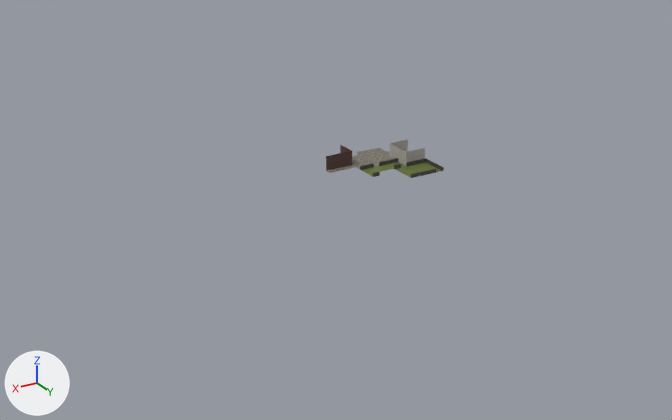
The Blender file src/Resources/Source/town.blend: old version first, new version second.
Rendered twice from a 50 mm camera at (143.9, 180.2, 87.2) aimed at (32.0, -6.4, -6.1). Lighting does not change. The marker at lower left points along +X, +Y and +Z.

Before the edit, the objects in view are built like this:
```python
ob_plane_006 = bpy.data.objects.new('Plane.006', me_plane_016)
ob_plane_006.location = (11.0, -2.3, 0.5)
ob_plane_006.rotation_euler = (1.571, 0.0, 0.0)  # degrees (90, 0, 0)
ob_plane_006.scale = (1.0, 0.5, 1.0)
ob_plane_009 = bpy.data.objects.new('Plane.009', me_plane_022)
ob_plane_009.location = (2.0, -9.0, 0.5)
ob_plane_009.rotation_euler = (1.571, 0.0, 1.571)  # degrees (90, 0, 90)
ob_plane_009.scale = (1.0, 0.5, 1.0)
ob_plane_125 = bpy.data.objects.new('Plane.125', me_plane_130)
ob_plane_125.location = (3.0, -18.0, 3.0)
ob_plane_125.rotation_euler = (1.571, 0.0, 0.0)  # degrees (90, 0, 0)
ob_plane_193 = bpy.data.objects.new('Plane.193', me_plane_198)
ob_plane_193.location = (20.0, -23.0, 3.0)
ob_plane_193.rotation_euler = (1.571, 0.0, 4.712)  # degrees (90, 0, 270)
ob_plane_223 = bpy.data.objects.new('Plane.223', me_plane_245)
ob_plane_223.location = (13.0, -25.0, 0.0)
```
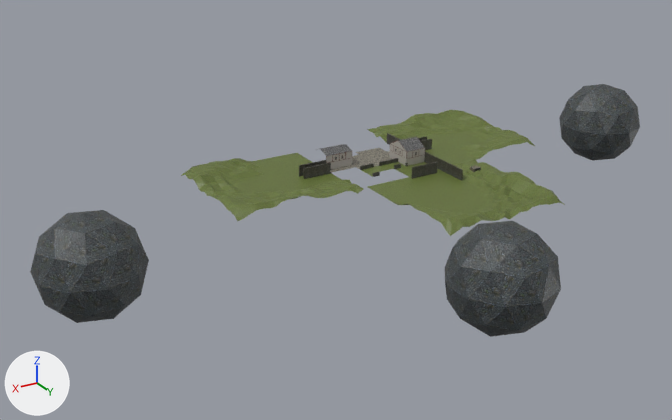
The change, as a list of edits to the scene's bpy script:
```text
Change me_plane_130:
    used by ob_plane_125; location = (3.0, -18.0, 3.0); rotation_euler = (1.571, 0.0, 0.0), in degrees (90, 0, 0)
    remove me_plane_130.from_pydata(...)  # 80 vertices, 20 faces; spans x -1.0..5.0, y -3.0..1.0, z -8.0..0.0
    add me_plane_130.from_pydata(...)  # 110 vertices, 44 faces; spans x -1.0..5.0, y -3.0..3.0, z -8.0..0.0
    me_plane_130 part 1: 30 vertices added at x -1.0..5.0, y 1.67..3.0, z -6.67..-1.33
    me_plane_130 part 2: 10 kept faces spanning x -1.0..5.0, y -1.0..1.0, z -8.0..0.0 get new texture (UV) coordinates
Change me_plane_198:
    used by ob_plane_193; location = (20.0, -23.0, 3.0); rotation_euler = (1.571, 0.0, 4.712), in degrees (90, 0, 270)
    remove me_plane_198.from_pydata(...)  # 56 vertices, 14 faces; spans x -5.0..1.0, y -3.0..1.0, z -8.0..0.0
    add me_plane_198.from_pydata(...)  # 88 vertices, 31 faces; spans x -5.0..1.0, y -3.0..2.0, z -8.0..0.0
    me_plane_198 part 3: 32 vertices added at x -3.5..1.0, y 1.0..2.0, z -8.0..0.0
    me_plane_198 part 4: 14 kept faces spanning x -5.0..1.0, y -3.0..1.0, z -8.0..0.0 get new texture (UV) coordinates
Change ob_plane_006:
    ob_plane_006.location: (11.0, -2.3, 0.5) -> (11.0, -2.0, 1.5)
    ob_plane_006.scale: (1.0, 0.5, 1.0) -> (1.0, 1.5, 1.0)
Change ob_plane_009:
    ob_plane_009.location: (2.0, -9.0, 0.5) -> (2.0, -9.0, 1.4)
    ob_plane_009.scale: (1.0, 0.5, 1.0) -> (1.0, 1.5, 1.0)
Add ob_icosphere_002:
    ob_icosphere_002 = bpy.data.objects.new('Icosphere.002', me_icosphere_002)  # an icosphere of 80 faces spanning x -12.3..12.3, y -12.9..12.9, z -12.9..12.9; in mat_material (picture img_town_png)
    ob_icosphere_002.location = (19.7, 43.3, -6.8)
Add ob_plane_011:
    ob_plane_011 = bpy.data.objects.new('Plane.011', me_plane_006)  # 392 vertices, 384 faces; spans x -1.06..7.02, y -1.02..1.07, z -0.36..0.04; in mat_material (picture img_town_png)
    ob_plane_011.location = (1.8, -21.1, 1.4)
    ob_plane_011.rotation_euler = (1.571, 0.0, 4.712)  # degrees (90, 0, 270)
    ob_plane_011.scale = (1.0, 1.5, 1.0)
Add ob_icosphere_001:
    ob_icosphere_001 = bpy.data.objects.new('Icosphere.001', me_icosphere_002.copy())
    ob_icosphere_001.location = (-80.0, -25.7, -6.8)
Add ob_icosphere:
    ob_icosphere = bpy.data.objects.new('Icosphere', me_icosphere_002.copy())
    ob_icosphere.location = (94.8, -8.7, -6.8)
Add ob_plane_010:
    ob_plane_010 = bpy.data.objects.new('Plane.010', me_plane_006.copy())
    ob_plane_010.location = (35.0, -15.6, 1.4)
    ob_plane_010.rotation_euler = (1.571, 0.0, 3.142)  # degrees (90, 0, 180)
    ob_plane_010.scale = (1.0, 1.5, 1.0)
Add ob_plane_008:
    ob_plane_008 = bpy.data.objects.new('Plane.008', me_plane_006.copy())
    ob_plane_008.location = (35.0, -18.0, 1.4)
    ob_plane_008.rotation_euler = (1.571, 0.0, 3.142)  # degrees (90, 0, 180)
    ob_plane_008.scale = (1.0, 1.5, 1.0)
Add ob_grid_002:
    ob_grid_002 = bpy.data.objects.new('Grid.002', me_grid_002)  # 441 vertices, 400 faces; spans x -10.1..10.0, y -10.0..10.2, z 0.0..1.7; in mat_material (picture img_town_png)
    ob_grid_002.location = (45.1, -17.1, 0.0)
    ob_grid_002.rotation_euler = (0.0, 0.0, 4.712)  # degrees (0, 0, 270)
    ob_grid_002.scale = (1.72, 1.72, 1.72)
Add ob_grid_001:
    ob_grid_001 = bpy.data.objects.new('Grid.001', me_grid_002.copy())
    ob_grid_001.location = (-15.1, -21.4, 0.0)
    ob_grid_001.rotation_euler = (0.0, 0.0, 1.571)  # degrees (0, 0, 90)
    ob_grid_001.scale = (1.72, 1.72, 1.72)
Add ob_plane_007:
    ob_plane_007 = bpy.data.objects.new('Plane.007', me_plane_006.copy())
    ob_plane_007.location = (1.0, -17.6, 1.4)
    ob_plane_007.rotation_euler = (1.571, 0.0, 3.142)  # degrees (90, 0, 180)
    ob_plane_007.scale = (1.0, 1.5, 1.0)
Add ob_plane_003:
    ob_plane_003 = bpy.data.objects.new('Plane.003', me_plane_006.copy())
    ob_plane_003.location = (1.0, -20.0, 1.4)
    ob_plane_003.rotation_euler = (1.571, 0.0, 3.142)  # degrees (90, 0, 180)
    ob_plane_003.scale = (1.0, 1.5, 1.0)
Add ob_plane_001:
    ob_plane_001 = bpy.data.objects.new('Plane.001', me_plane_006.copy())
    ob_plane_001.location = (2.0, -1.0, 1.4)
    ob_plane_001.rotation_euler = (1.571, 0.0, 1.571)  # degrees (90, 0, 90)
    ob_plane_001.scale = (1.0, 1.5, 1.0)
Add ob_grid:
    ob_grid = bpy.data.objects.new('Grid', me_grid)  # 441 vertices, 400 faces; spans x -10.1..10.0, y -10.0..10.2, z 0.0..1.7; in mat_material (picture img_town_png)
    ob_grid.location = (7.9, 14.3, 0.0)
    ob_grid.scale = (1.72, 1.72, 1.72)
Add ob_cube:
    ob_cube = bpy.data.objects.new('Cube', me_cube)  # a box spanning x -1.0..1.0, y -1.0..1.0, z -1.0..1.0; in mat_material (picture img_town_png)
    ob_cube.location = (-4.4, 3.5, 0.6)
```

What differs and where, as boxes [x1, y1, x2, y2] in the pictures (672 x 420 px):
'Icosphere.002', added
    after: [445, 221, 561, 337]
'Icosphere', added
    after: [30, 210, 149, 323]
'Grid', added (green)
    after: [368, 158, 565, 236]
'Grid.002', added (green)
    after: [181, 153, 364, 221]
'Icosphere.001', added
    after: [559, 84, 640, 161]
'Grid.001', added (green)
    after: [367, 110, 535, 164]
'Plane.125', reshaped (7% taller)
    before: [389, 140, 425, 166]
    after: [389, 137, 425, 165]
'Plane.193', reshaped (41% wider)
    before: [326, 145, 352, 170]
    after: [315, 144, 352, 169]
'Plane.010', added
    after: [303, 163, 331, 179]
'Plane.006', moved, rescaled (80% taller)
    before: [411, 169, 436, 178]
    after: [411, 162, 437, 179]
'Plane.001', added
    after: [442, 161, 463, 181]
'Plane.009', moved, rescaled
    before: [425, 158, 444, 171]
    after: [424, 152, 444, 170]
'Plane.008', added
    after: [299, 160, 326, 176]
'Plane.007', added
    after: [420, 139, 432, 150]
'Plane.011', added
    after: [387, 133, 401, 145]
'Cube', added
    after: [470, 165, 481, 172]
'Plane.003', added
    after: [418, 136, 427, 141]
part 1 of me_plane_130, added
    after: [390, 137, 425, 152]
part 2 of me_plane_130, surface changed
    both: [390, 144, 425, 159]
part 3 of me_plane_198, added
    after: [315, 144, 352, 156]
part 4 of me_plane_198, surface changed (brown to grey)
    both: [326, 151, 352, 169]
